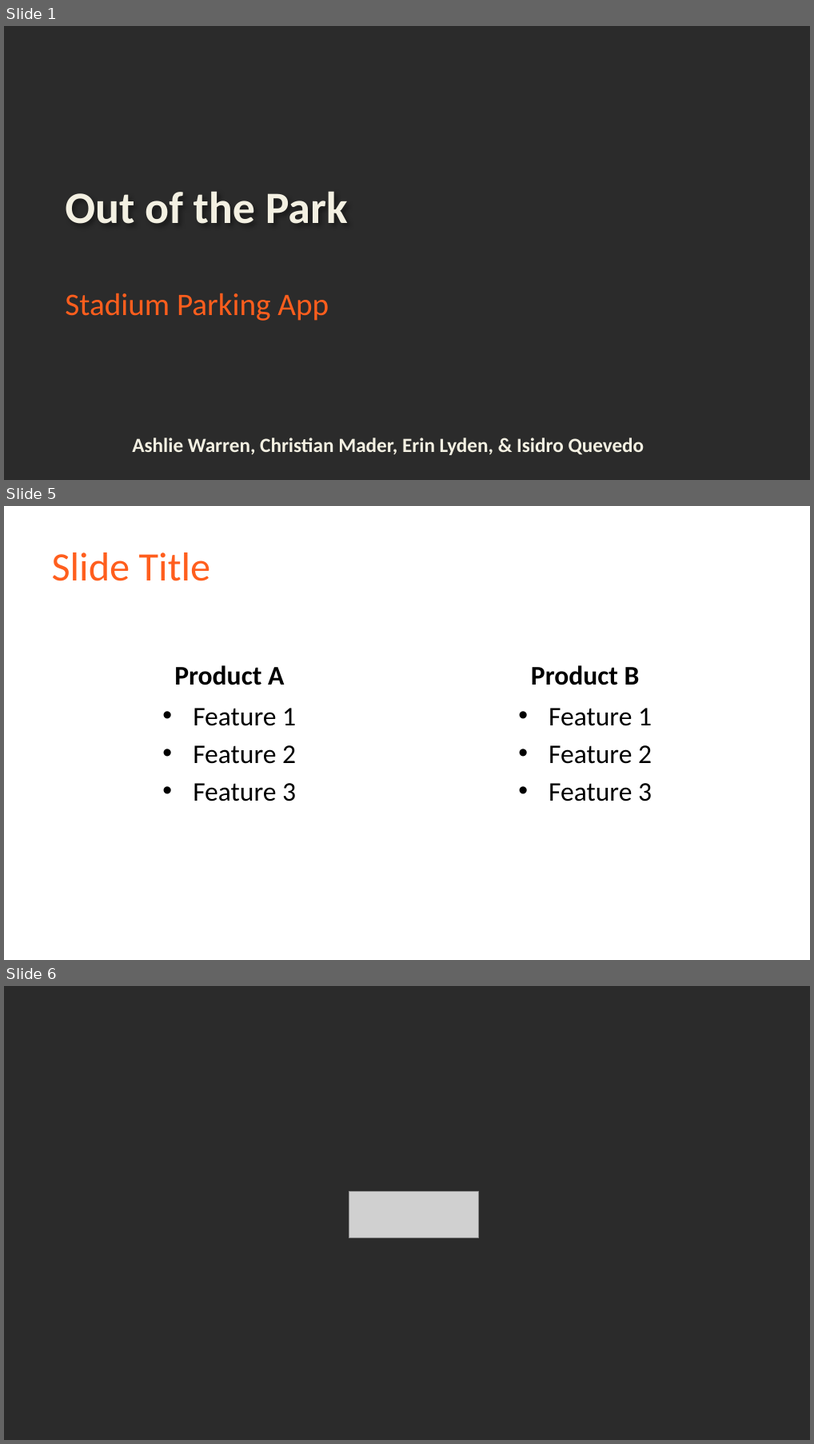
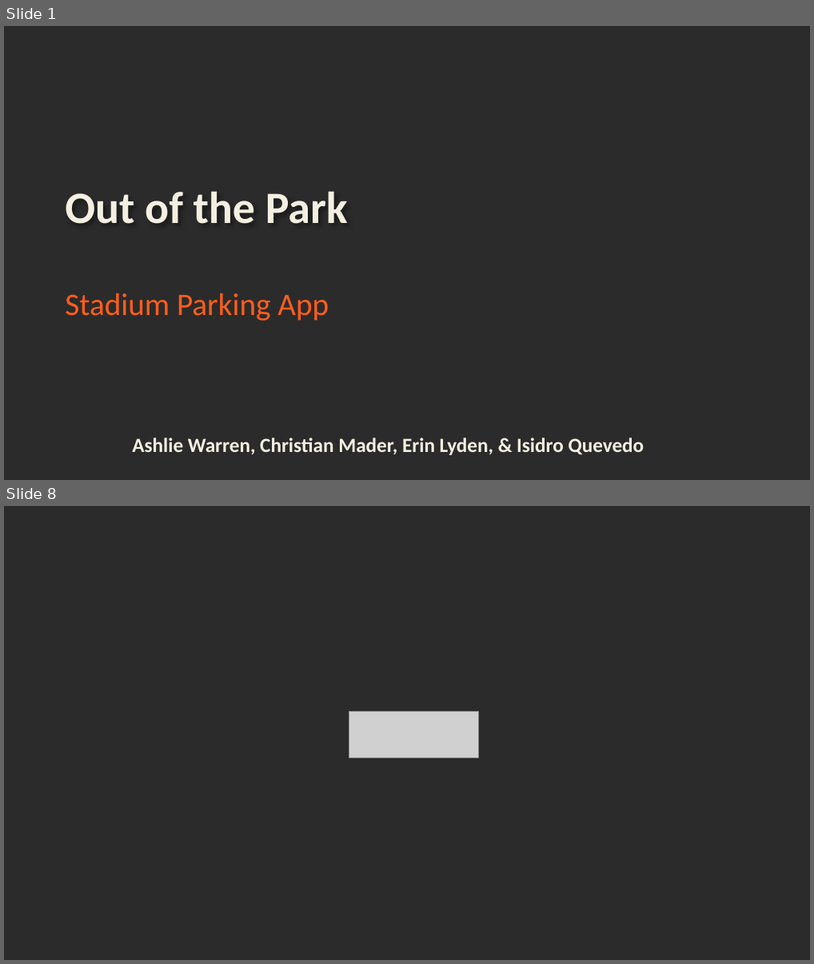
Before and after one commit to irishjedi77/Parking, a slide deck: Out of the Park.pptx. Shown one above the other, each under a label of ours: slides 1, 5 and 6 before the commit, slides 1 and 8 after it; the slides between them are not shown. The pictures are 814x1444 and 814x964 pixels, drawn with LibreOffice and Linux fonts; fonts in the diff are those of the drawing; grey boxes stand for pictures; background and template pictures are left out; a plain dark background stands for a picture behind light text. Boxes give left, top, right and bottom in pixels: in the first picture for what was removed or moved away, otherwise in the second. Text is boxed around its words. In the diff, an @@ line names an element or a change of style, - is before the commit and + after.

```diff
--- a/Out of the Park.pptx
+++ b/Out of the Park.pptx
@@ slide 5 removed at (4, 506, 810, 960), background picture (left out) @@
@@ title removed at (52, 552, 211, 581) @@
-Slide Title
@@ text removed at (174, 665, 284, 685) @@
-Product A
@@ text removed at (531, 665, 640, 685) @@
-Product B
@@ text removed at (193, 708, 296, 801) @@
-• Feature 1
-• Feature 2
-• Feature 3
@@ text removed at (549, 708, 652, 801) @@
-• Feature 1
-• Feature 2
-• Feature 3
@@ what was slide 6 is now slide 8 @@
```
Also in this commit, not shown: 3 slides changed, 3 slides added, 4 other files.
